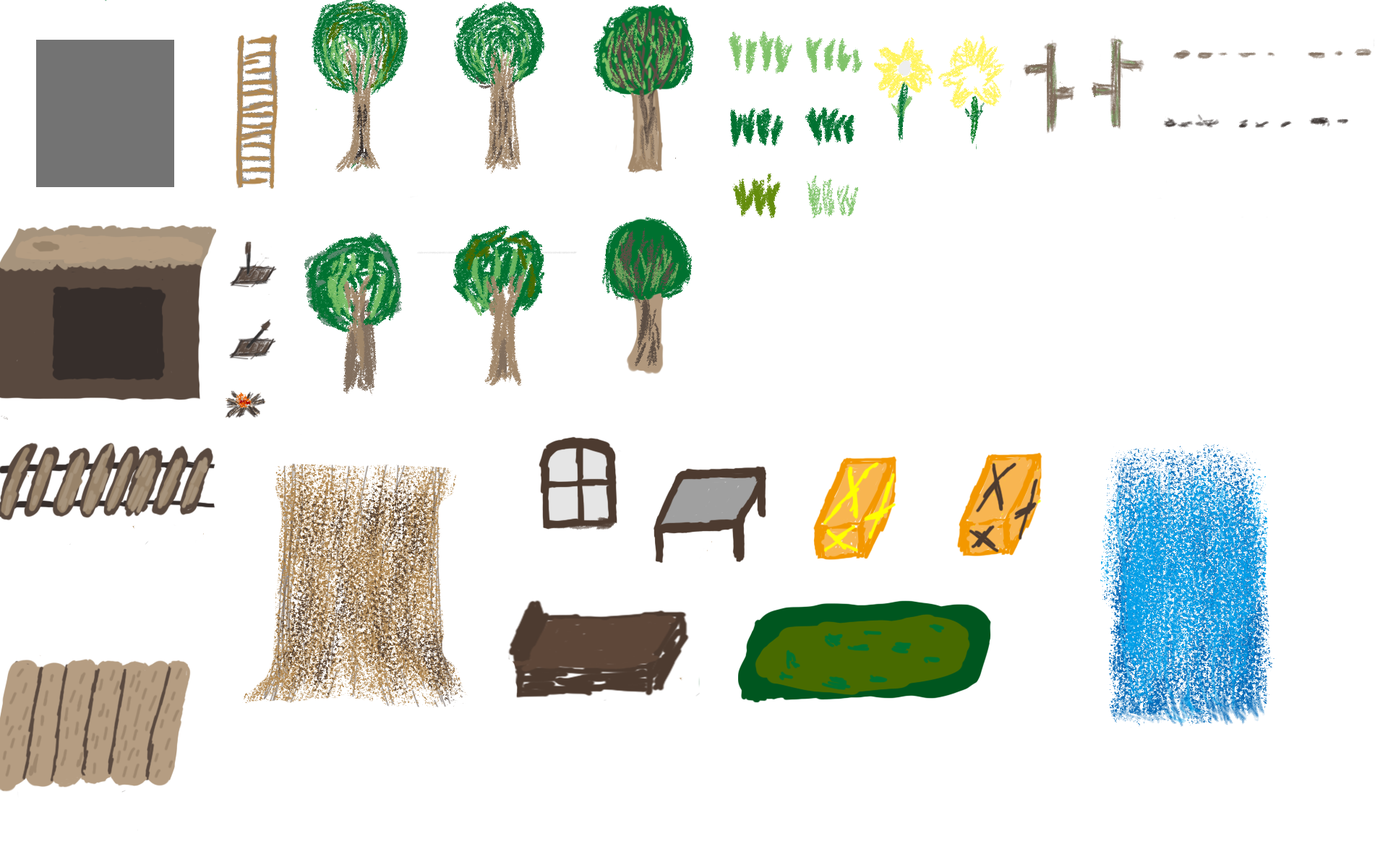
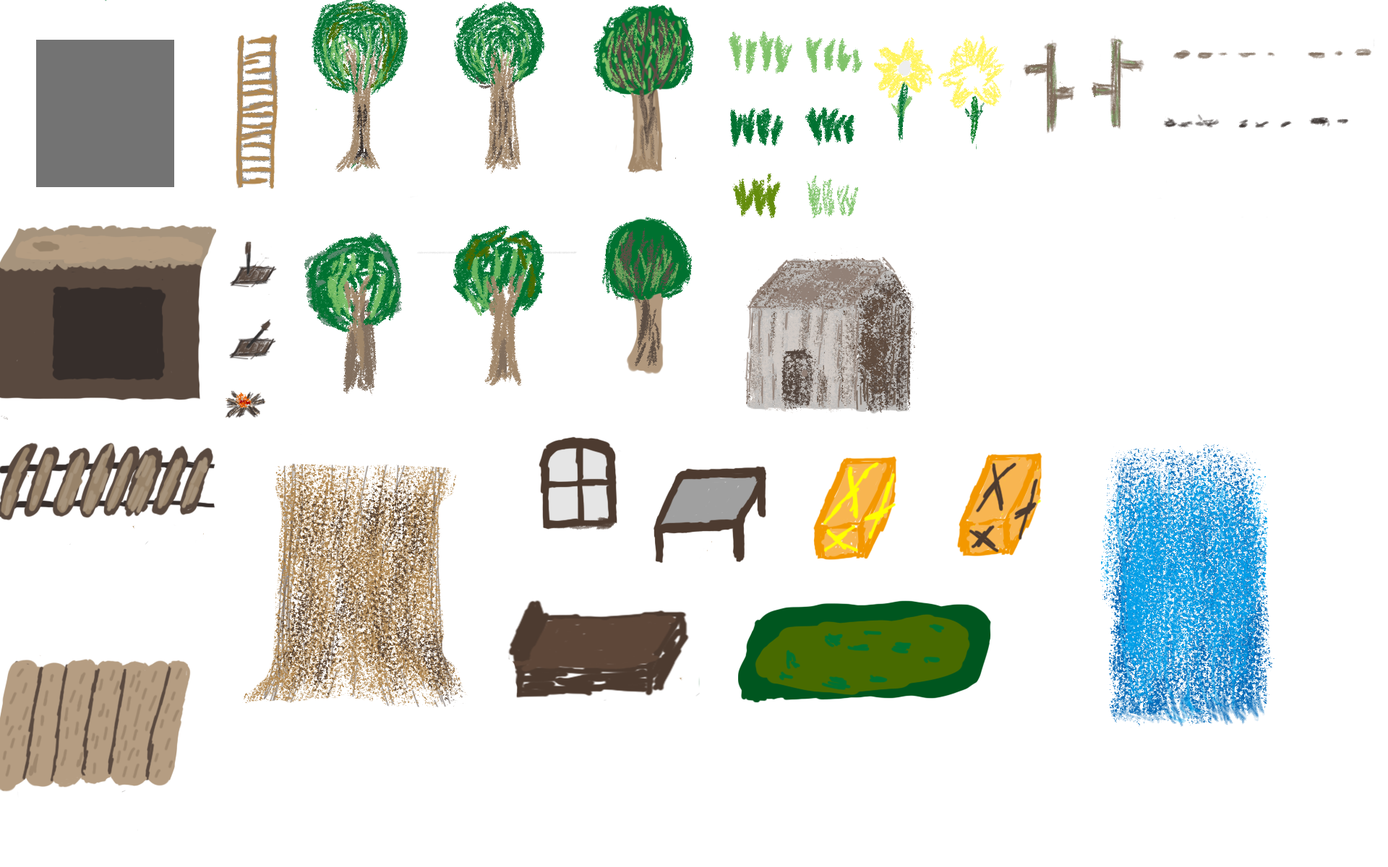
Two versions of the same layered image (1388x867). Layer-by-layer changes:
painted on "图层 1" over [742,247,919,429]
